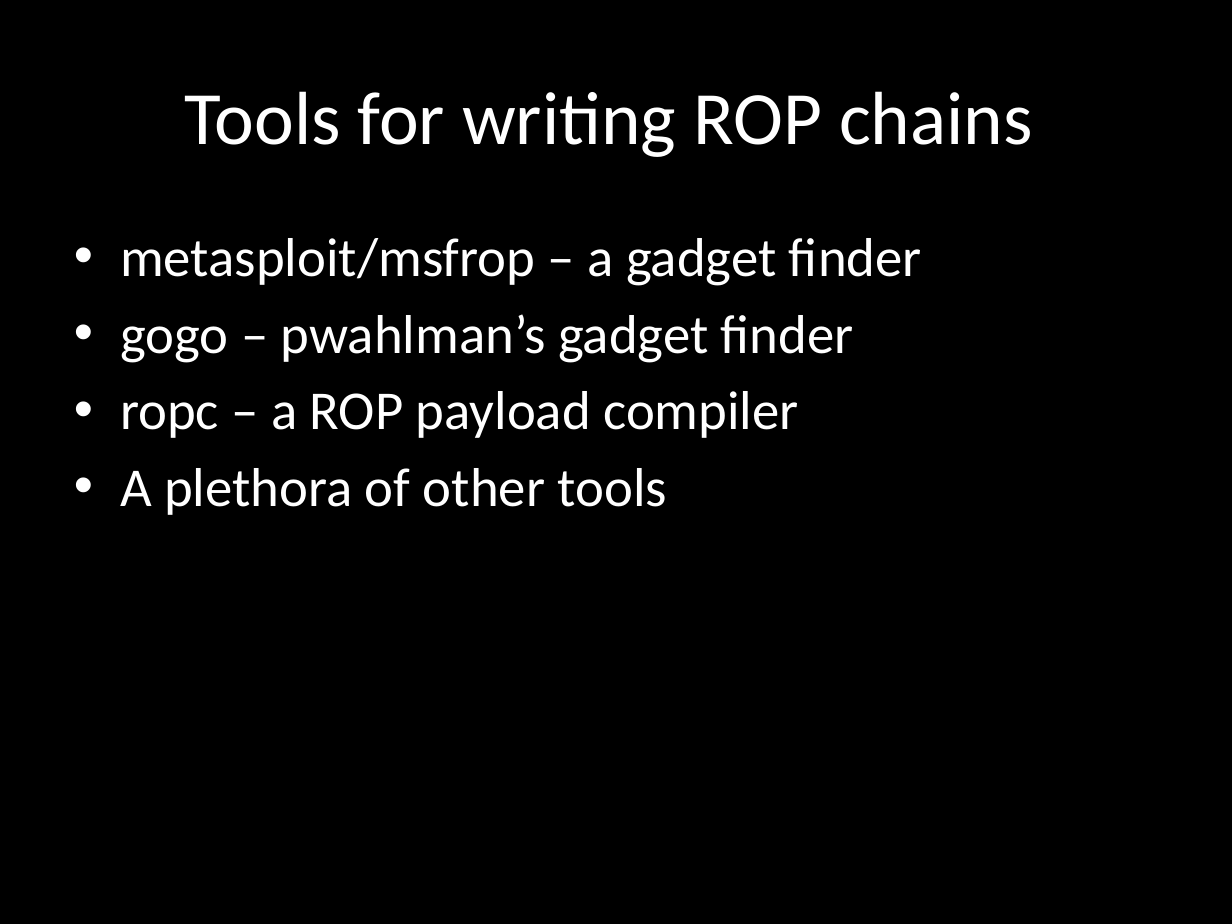
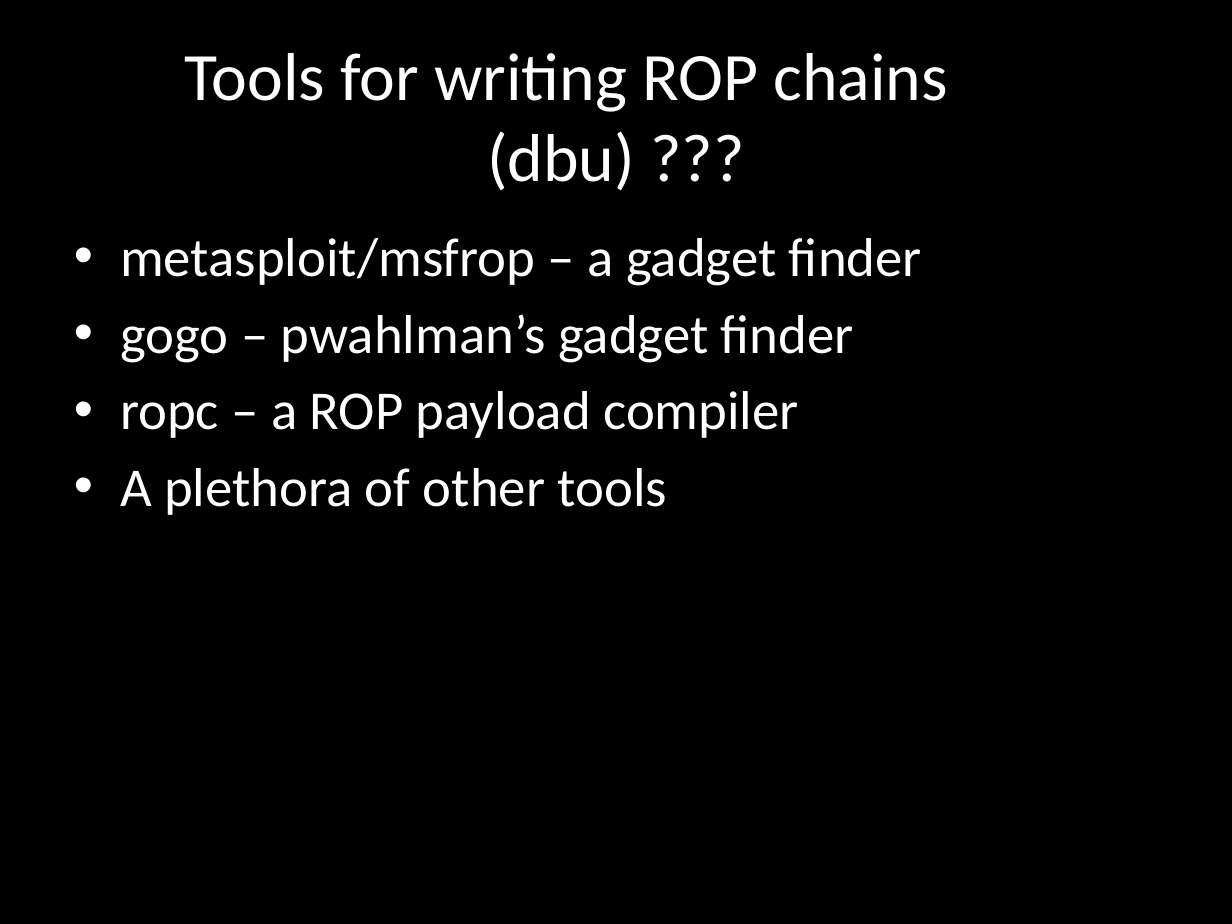
Before and after one commit to wuurrd/techzonepresentation, a slide deck: slide 19 of presentation.pptx (slide 32 before the commit). Drawn at 1232x924 pixels with LibreOffice and Linux fonts; fonts in the diff are those of the drawing. Boxes give left, top, right and bottom in pixels: in the first picture for what was removed or moved away, otherwise in the second. Text is boxed around its words. In the diff, an @@ line names an element or a change of style, - is before the commit and + after.

```diff
--- a/presentation.pptx
+++ b/presentation.pptx
@@ title at (x1=185, y1=53, x2=947, y2=191): text changed; size 44 to 39.6 pt @@
-Tools for writing ROP chains
+Tools for writing ROP chains (dbu) ???
```
Also in this commit, not shown: 9 other slides changed, 8 slides added, 18 slides removed.
